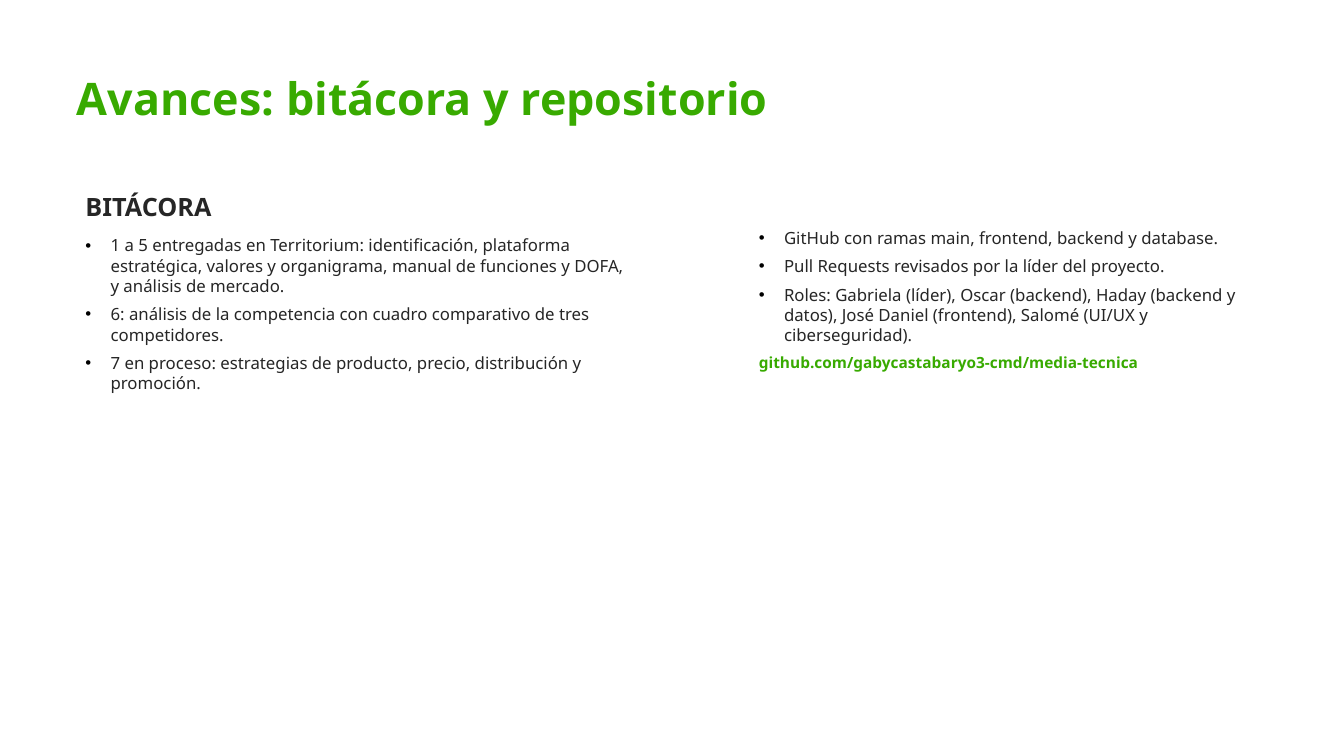
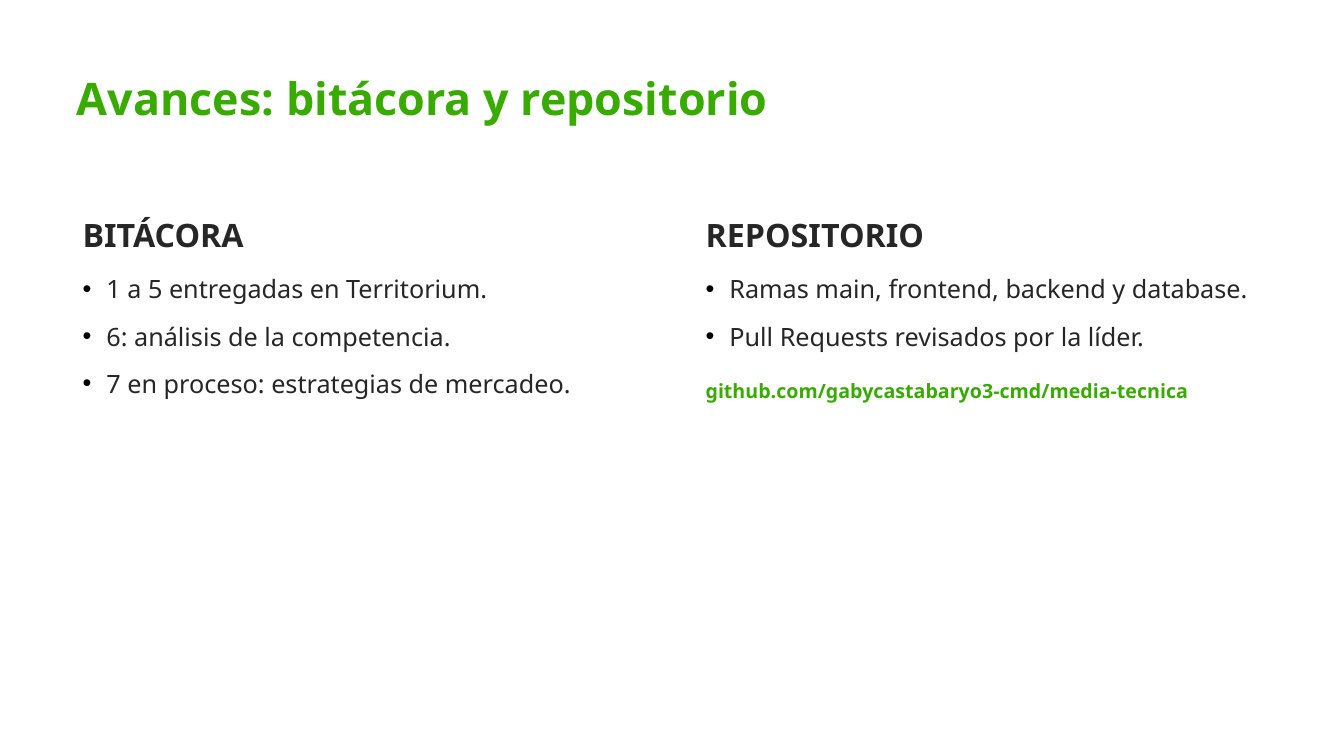
Before and after one commit to gabycastabaryo3-cmd/media-tecnica, a slide deck: slide 8 of docs/presentacion.pptx. Drawn at 1344x756 pixels with LibreOffice and Linux fonts; fonts in the diff are those of the drawing; background and template pictures are left out. Boxes give left, top, right and bottom in pixels: in the first picture for what was removed or moved away, otherwise in the second. Text is boxed around its words. In the diff, an @@ line names an element or a change of style, - is before the commit and + after.

Commit message:
Presentacion: texto reducido a lo esencial y guion personal de Oscar

```diff
--- a/docs/presentacion.pptx
+++ b/docs/presentacion.pptx
@@ text "BITÁCORA" at <box>83,217,571,399</box>: vertical alignment middle to top @@
@@ text "BITÁCORA": place and size @@
-text "BITÁCORA" at <box>85,192,623,393</box>
+text "BITÁCORA" at <box>83,217,571,399</box>
@@ text at <box>83,217,244,248</box>: size 18 to 23 pt in "BITÁCORA"; more space between paragraphs @@
@@ text "REPOSITORIO": place and size @@
-text "REPOSITORIO" at <box>759,231,1236,372</box>
+text "REPOSITORIO" at <box>706,223,1248,403</box>
@@ text "REPOSITORIO" at <box>706,223,1248,403</box>: vertical alignment middle to top @@
@@ text at <box>706,223,1248,352</box>: text changed; size 12 to 18 pt @@
-• GitHub con ramas main, frontend, backend y database.
-• Pull Requests revisados por la líder del proyecto.
-• Roles: Gabriela (líder), Oscar (backend), Haday (backend y datos), José Daniel (frontend), Salomé (UI/UX y ciberseguridad).
+REPOSITORIO
+• Ramas main, frontend, backend y database.
+• Pull Requests revisados por la líder.
@@ text at <box>106,279,571,399</box>: text changed; size 12 to 18 pt @@
-• 1 a 5 entregadas en Territorium: identificación, plataforma estratégica, valores y organigrama, manual de funciones y DOFA, y análisis de mercado.
-• 6: análisis de la competencia con cuadro comparativo de tres competidores.
-• 7 en proceso: estrategias de producto, precio, distribución y promoción.
+• 1 a 5 entregadas en Territorium.
+• 6: análisis de la competencia.
+• 7 en proceso: estrategias de mercadeo.
@@ text at <box>706,383,1188,403</box>: size 11 to 14 pt in "github.com/gabycastabaryo3-cmd/media-tecnica"; indent changed @@
```
Also in this commit, not shown: 8 other slides changed, 2 other files.
